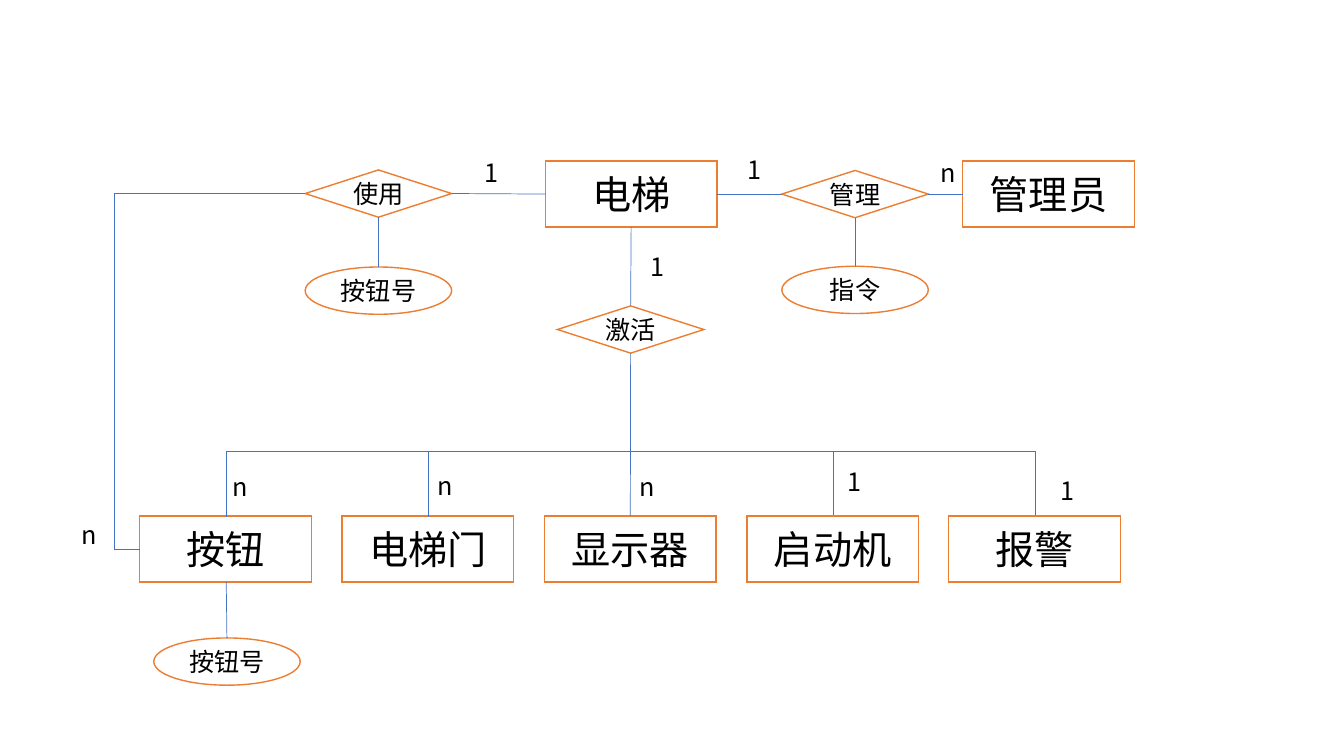
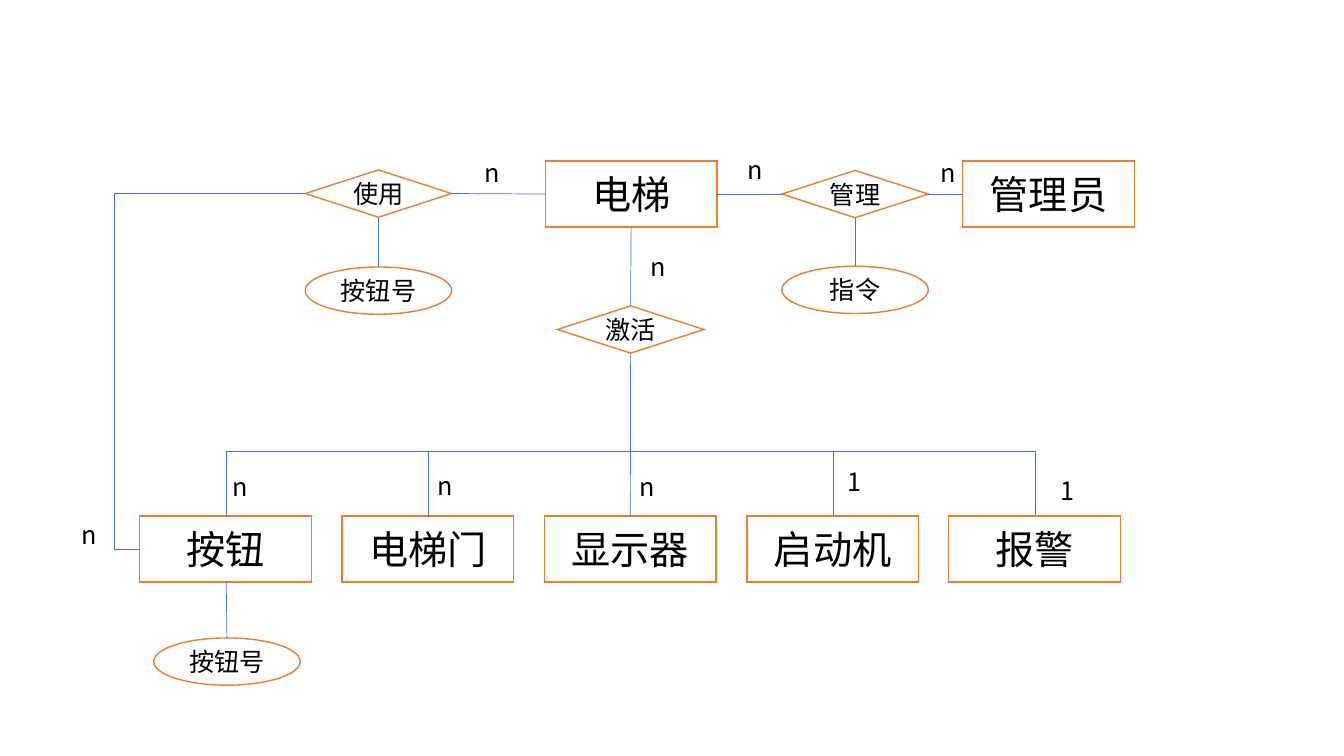
Before and after one commit to wygbuaa/Team1, a slide deck: slide 1 of 需求文档图.pptx. Drawn at 1344x756 pixels with LibreOffice and Linux fonts; fonts in the diff are those of the drawing. Boxes give left, top, right and bottom in pixels: in the first picture for what was removed or moved away, otherwise in the second. Text is boxed around its words. In the diff, an @@ line names an element or a change of style, - is before the commit and + after.

```diff
--- a/需求文档图.pptx
+++ b/需求文档图.pptx
@@ text at bbox=[485, 168, 500, 182]: text changed @@
-1
+n
@@ text at bbox=[748, 165, 763, 179]: text changed @@
-1
+n
@@ text at bbox=[650, 262, 665, 276]: text changed @@
-1
+n
```
Also in this commit, not shown: 6 other slides changed, 2 other files.
